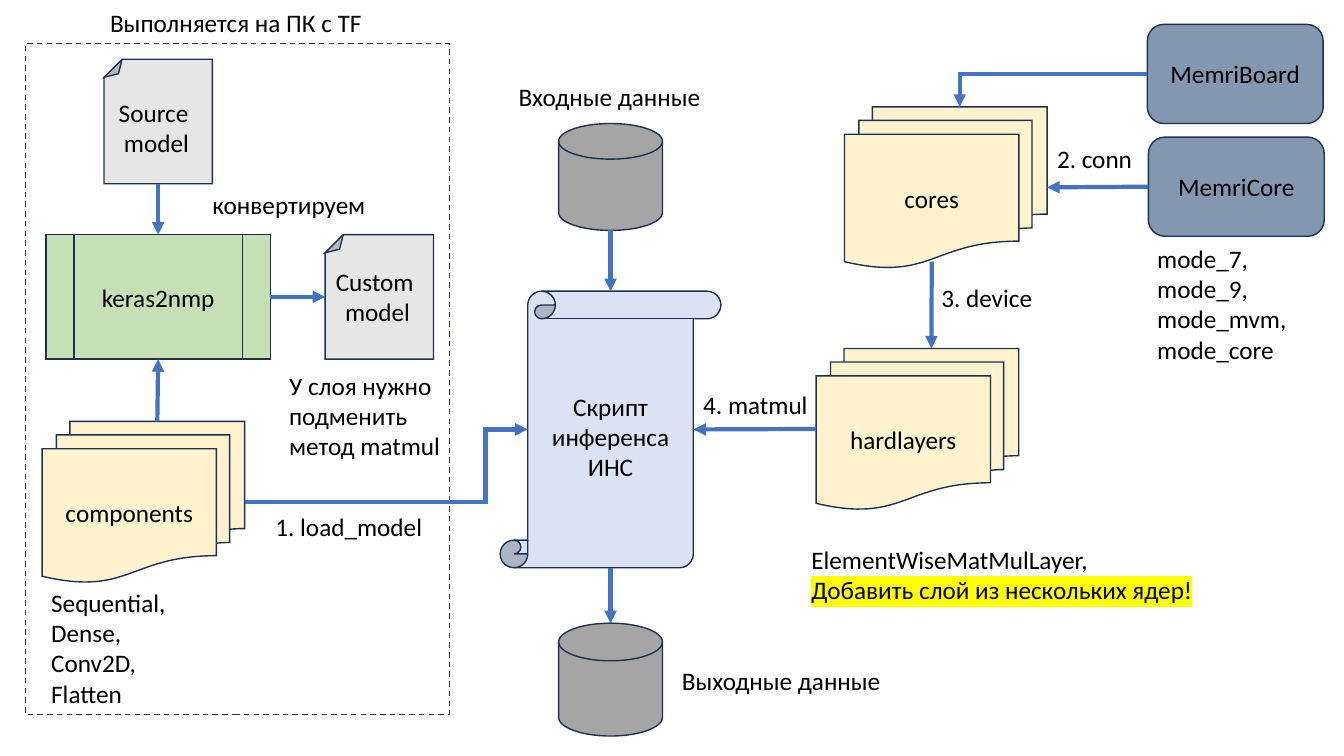
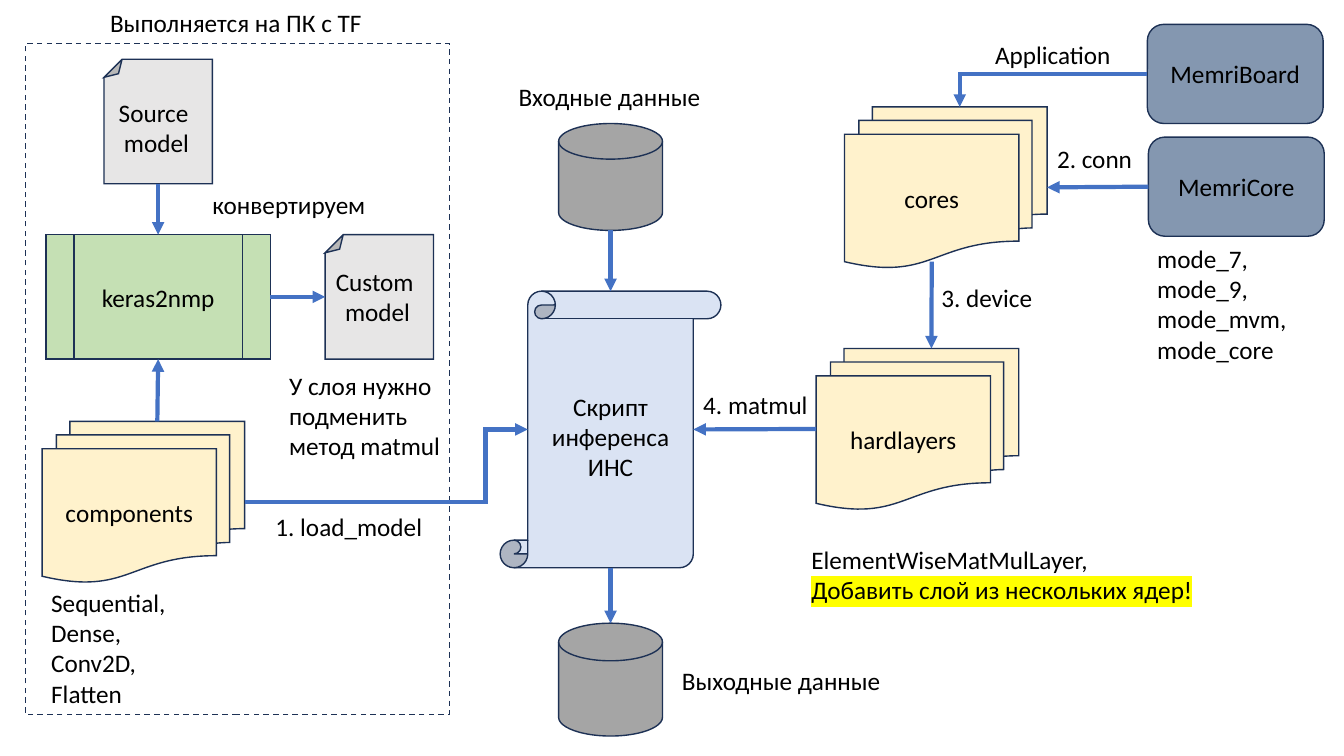
Before and after one commit to neurocomputer/MemriNeurons, a slide deck: slide 1 of docs/structure.pptx. Drawn at 1344x756 pixels with LibreOffice and Linux fonts; fonts in the diff are those of the drawing. Boxes give left, top, right and bottom in pixels: in the first picture for what was removed or moved away, otherwise in the second. Text is boxed around its words. In the diff, an @@ line names an element or a change of style, - is before the commit and + after.

```diff
--- a/docs/structure.pptx
+++ b/docs/structure.pptx
@@ text added at <box>995,46,1110,68</box>, 18 pt, text #000000 @@
+Application
```
Also in this commit, not shown: 5 other files.
